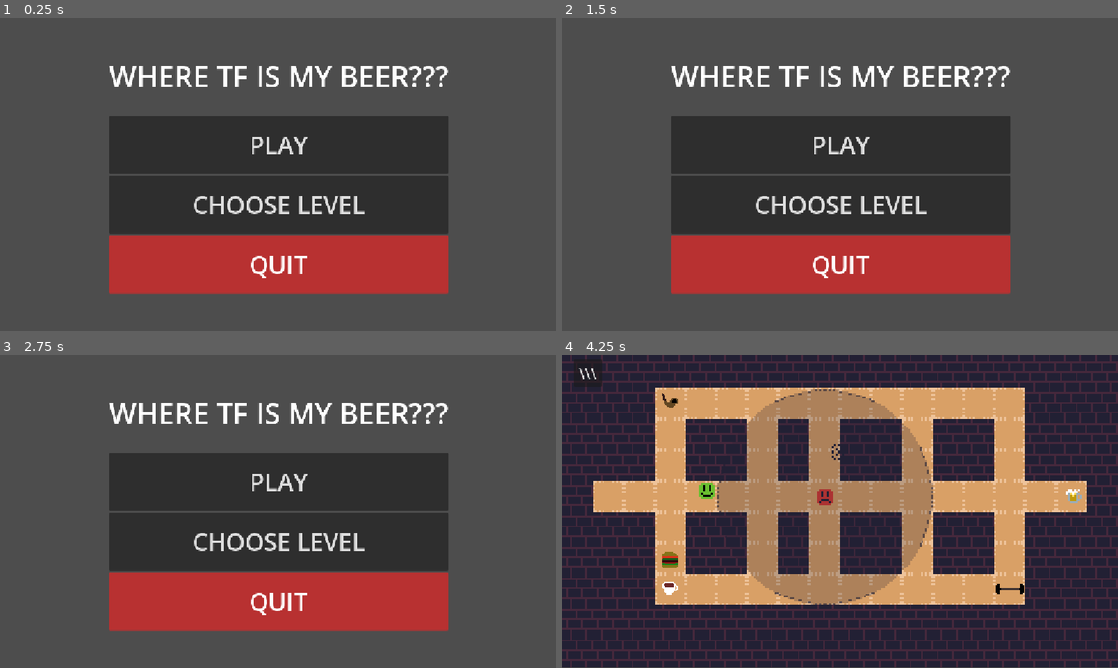
Above: before the commit, frames 1-4 (two rows, left to right).
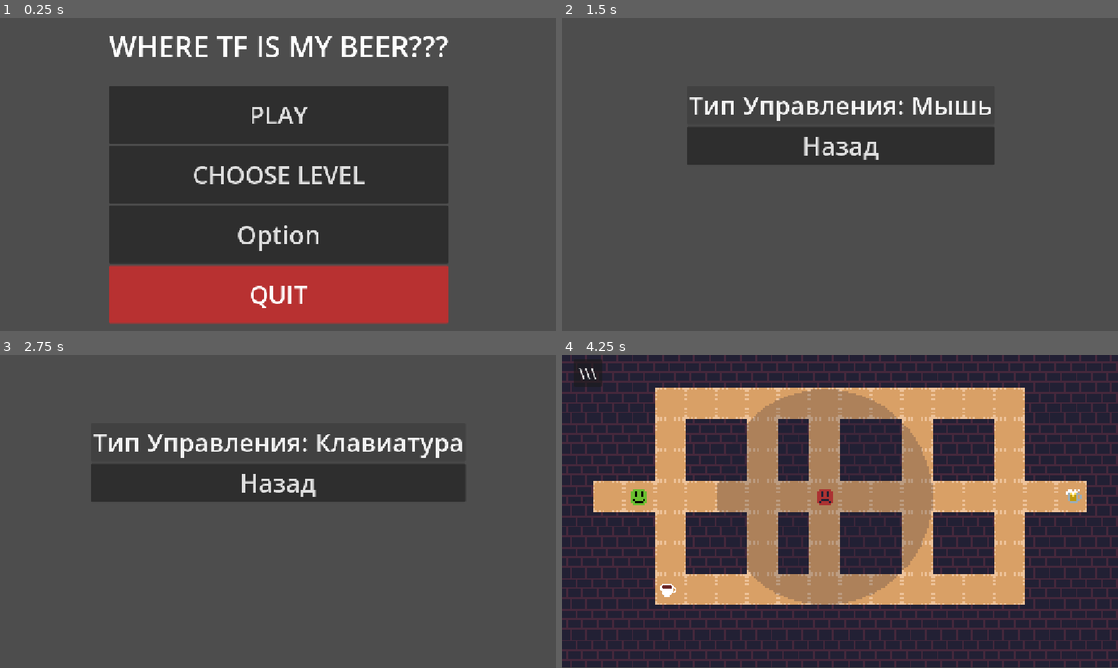
Above: after the commit, the same moments.

Repository: IlyaAfan/WhereTheFuckMyBeer
Game: Godot game, scene res://tscns/menus/menu.tscn
Two runs of this game, one before a commit and one after it. Both use one fixed random seed, a clock stepped at 60 frames per second and the inputs below.
Inputs (mouse positions are in pixels of both pictures, inside the frame that each line leads up to):
- Up to frame 1 (0.25 s): no input
- Up to frame 2 (1.5 s): click (840, 233) at 0.5 s, where only the run after the commit has a clickable "Option"; click (840, 105) at 1.25 s, where only the run after the commit has a clickable "Тип Управления: Клавиатура"
- Up to frame 3 (2.75 s): click (278, 442) at 2 s, where only the run after the commit has a clickable "Тип Управления: Мышь"
- Up to frame 4 (4.25 s): click (840, 483) at 2.75 s, where only the run after the commit has a clickable "Назад"; click (840, 452) at 3.5 s, where only the run after the commit has a clickable "PLAY"

The runs differ from the first frame. In frame 1, 24% of the frame differs, in the area x 19-81%, y 5-98%; in frame 2, 29%; in frame 3, 29%, in the area x 16-84%, y 15-89%; in frame 4, 0.8%.

Commit message:
Добавил option и сохранения
Добавлено:
- сцена option
- кнопка option в menu
- скрипт option для сцены option
-скрипт config для сохранения в файле settings.cfg

Diff:
--- /dev/null
+++ b/Assets/scripts/congig.gd
@@ -0,0 +1,24 @@
+extends Control
+
+var config
+var path_to_save_file = "user://settings.cfg"
+var section_name = "option"
+var type_control = false
+
+func _ready() -> void:
+	load_game()
+
+
+
+# Called every frame. 'delta' is the elapsed time since the previous frame.
+func _process(delta: float) -> void:
+	pass
+
+func save_game():
+	config.set_value(section_name,"TypeControl",type_control)
+	config.save(path_to_save_file)
+
+func load_game():
+	config = ConfigFile.new()
+	config.load(path_to_save_file)
+	type_control = config.get_value(section_name,"TypeControl",type_control)
--- a/Assets/scripts/menu.gd
+++ b/Assets/scripts/menu.gd
@@ -10,3 +10,7 @@
 
 func _on_choose_level_pressed() -> void:
 	get_tree().change_scene_to_file.bind("res://tscns/menus/choose_level_menu.tscn").call_deferred()
+
+
+func _on_optiion_pressed() -> void:
+	get_tree().change_scene_to_file("res://tscns/menus/option.tscn")
--- /dev/null
+++ b/Assets/scripts/option.gd
@@ -0,0 +1,21 @@
+extends Control
+
+
+func _ready() -> void:
+	ConfigOption.load_game()
+	$HeadScreen/NinePatchRect/HBoxContainer/VBoxContainer/ButtonTypeControl.text = "Тип Управления: Мышь" if ConfigOption.type_control == true else "Тип Управления: Клавиатура"
+
+
+
+# Called every frame. 'delta' is the elapsed time since the previous frame.
+func _process(delta: float) -> void:
+	pass
+
+func _on_back_pressed() -> void:
+	get_tree().change_scene_to_file("res://tscns/menus/menu.tscn")
+
+
+func _on_button_type_control_pressed() -> void:
+	ConfigOption.type_control = not ConfigOption.type_control
+	ConfigOption.save_game()
+	$HeadScreen/NinePatchRect/HBoxContainer/VBoxContainer/ButtonTypeControl.text = "Тип Управления: Мышь" if ConfigOption.type_control == true else "Тип Управления: Клавиатура"
--- a/Assets/scripts/player.gd
+++ b/Assets/scripts/player.gd
@@ -5,8 +5,6 @@
 var navigated: bool
 var name_item: String = "empty"
 var not_catchable: bool
-
-@export var preffer_nav_input = false as bool
 
 func get_caught():
 	caught.emit()
@@ -32,7 +30,7 @@
 	$destination.visible = false
 
 func _physics_process(_delta: float) -> void:
-	if preffer_nav_input:
+	if ConfigOption.type_control:
 		velocity = nav_movement()
 
 		if Input.is_action_pressed("lmb"):
@@ -48,7 +46,7 @@
 
 	if Input.is_action_just_pressed("change_input_dev"):
 		velocity = Vector2.ZERO
-		preffer_nav_input = !preffer_nav_input
+		ConfigOption.type_control = not ConfigOption.type_control
 		$destination.visible = false
 
 	move_and_slide()
--- a/project.godot
+++ b/project.godot
@@ -10,14 +10,17 @@
 
 [application]
 
-config/name="Navigation Game"
+config/name="WhereMyBeer"
 run/main_scene="uid://ctkhux68g8dlv"
 config/features=PackedStringArray("4.7", "Forward Plus")
 config/icon="res://icon.svg"
 
+[autoload]
+
+ConfigOption="*uid://shlto35sj8wr"
+
 [display]
 
-window/size/resizable=false
 window/stretch/mode="canvas_items"
 
 [file_customization]
--- a/tscns/levels/test_level.tscn
+++ b/tscns/levels/test_level.tscn
@@ -8,9 +8,6 @@
 [ext_resource type="Script" uid="uid://cvwd4erww0ssr" path="res://Assets/scripts/enemy_controller.gd" id="6_3mml8"]
 [ext_resource type="PackedScene" uid="uid://bug765rqul378" path="res://tscns/beer.tscn" id="6_i4lxh"]
 [ext_resource type="PackedScene" uid="uid://cv7qku6cjg3ol" path="res://tscns/Items/coffee.tscn" id="8_3mml8"]
-[ext_resource type="PackedScene" uid="uid://cxnoxo28no032" path="res://tscns/Items/pipe.tscn" id="9_0ttih"]
-[ext_resource type="PackedScene" uid="uid://chixvufhdj5jb" path="res://tscns/Items/barbell.tscn" id="10_82c75"]
-[ext_resource type="PackedScene" uid="uid://cxd6ra58cpnbe" path="res://tscns/Items/burger.tscn" id="11_i4lxh"]
 
 [node name="TestLevel" type="Node2D" unique_id=862735649]
 process_mode = 3
@@ -38,16 +35,7 @@
 process_mode = 1
 position = Vector2(-8, -8)
 
-[node name="Coffee" parent="." unique_id=1100486244 instance=ExtResource("8_3mml8")]
-position = Vector2(-88, 40)
-
-[node name="Pipe" parent="." unique_id=1481535046 instance=ExtResource("9_0ttih")]
-position = Vector2(-88, -57)
-
-[node name="Barbell" parent="." unique_id=1059751400 instance=ExtResource("10_82c75")]
-position = Vector2(88, 40)
-
-[node name="Burger" parent="." unique_id=1467987358 instance=ExtResource("11_i4lxh")]
-position = Vector2(-88, 26)
+[node name="Coffee" parent="." unique_id=1870362223 instance=ExtResource("8_3mml8")]
+position = Vector2(-89, 41)
 
 [connection signal="caught" from="Player" to="." method="_on_player_caught"]
--- a/tscns/levels/test_level_2.tscn
+++ b/tscns/levels/test_level_2.tscn
@@ -7,7 +7,6 @@
 [ext_resource type="PackedScene" uid="uid://dhbv5nllcw66r" path="res://tscns/menus/camera_with_menus.tscn" id="5_oudig"]
 [ext_resource type="PackedScene" uid="uid://bug765rqul378" path="res://tscns/beer.tscn" id="6_n42k0"]
 [ext_resource type="PackedScene" uid="uid://chixvufhdj5jb" path="res://tscns/Items/barbell.tscn" id="7_km620"]
-[ext_resource type="PackedScene" uid="uid://cxd6ra58cpnbe" path="res://tscns/Items/burger.tscn" id="8_486hu"]
 
 [node name="TestLevel3" type="Node2D" unique_id=1476997527]
 script = ExtResource("1_6yft4")
@@ -38,7 +37,4 @@
 [node name="Barbell" parent="." unique_id=437291976 instance=ExtResource("7_km620")]
 position = Vector2(-89, 8)
 
-[node name="Burger" parent="." unique_id=763004578 instance=ExtResource("8_486hu")]
-position = Vector2(-89, 23)
-
 [connection signal="caught" from="Player" to="." method="_on_player_caught"]
--- a/tscns/levels/test_level_3.tscn
+++ b/tscns/levels/test_level_3.tscn
@@ -6,6 +6,7 @@
 [ext_resource type="PackedScene" uid="uid://cmp7udr0sb02j" path="res://tscns/Player.tscn" id="4_8mjju"]
 [ext_resource type="PackedScene" uid="uid://dhbv5nllcw66r" path="res://tscns/menus/camera_with_menus.tscn" id="5_oudig"]
 [ext_resource type="PackedScene" uid="uid://bug765rqul378" path="res://tscns/beer.tscn" id="6_n42k0"]
+[ext_resource type="PackedScene" uid="uid://cxnoxo28no032" path="res://tscns/Items/pipe.tscn" id="7_4ounk"]
 
 [node name="TestLevel2" type="Node2D" unique_id=309823818]
 script = ExtResource("1_6yft4")
@@ -37,4 +38,7 @@
 position = Vector2(121, -9)
 where_to = "res://tscns/levels/test_level_fs.tscn"
 
+[node name="Pipe" parent="." unique_id=1329827713 instance=ExtResource("7_4ounk")]
+position = Vector2(-121, -7)
+
 [connection signal="caught" from="Player" to="." method="_on_player_caught"]
--- a/tscns/levels/test_level_fs.tscn
+++ b/tscns/levels/test_level_fs.tscn
@@ -8,6 +8,7 @@
 [ext_resource type="Script" uid="uid://cvwd4erww0ssr" path="res://Assets/scripts/enemy_controller.gd" id="6_8ur4l"]
 [ext_resource type="PackedScene" uid="uid://gn5c5lg6ug3y" path="res://tscns/fart_smella.tscn" id="7_txd0v"]
 [ext_resource type="PackedScene" uid="uid://dp4ati4agkdmp" path="res://tscns/Enemy.tscn" id="8_osaum"]
+[ext_resource type="PackedScene" uid="uid://cxd6ra58cpnbe" path="res://tscns/Items/burger.tscn" id="9_nhk6u"]
 
 [node name="TestLevelFS" type="Node2D" unique_id=862735649]
 process_mode = 3
@@ -34,20 +35,20 @@
 [node name="FartSmella" parent="EnemyController" unique_id=2055584006 instance=ExtResource("7_txd0v")]
 position = Vector2(-8, -8)
 
-[node name="Enemy" parent="EnemyController" unique_id=1695094296 node_paths=PackedStringArray("Player") instance=ExtResource("8_osaum")]
+[node name="Enemy" parent="EnemyController" unique_id=1695094296 instance=ExtResource("8_osaum")]
 process_mode = 1
 position = Vector2(88, -56)
-Player = NodePath("../../Player")
 
-[node name="Enemy2" parent="EnemyController" unique_id=1826401265 node_paths=PackedStringArray("Player") instance=ExtResource("8_osaum")]
+[node name="Enemy2" parent="EnemyController" unique_id=1826401265 instance=ExtResource("8_osaum")]
 process_mode = 1
 position = Vector2(87, 40)
-Player = NodePath("../../Player")
 
-[node name="Enemy3" parent="EnemyController" unique_id=917195634 node_paths=PackedStringArray("Player") instance=ExtResource("8_osaum")]
+[node name="Enemy3" parent="EnemyController" unique_id=917195634 instance=ExtResource("8_osaum")]
 process_mode = 1
 position = Vector2(88, -8)
-Player = NodePath("../../Player")
+
+[node name="Burger" parent="." unique_id=1357206981 instance=ExtResource("9_nhk6u")]
+position = Vector2(-90, -11)
 
 [connection signal="caught" from="Player" to="." method="_on_player_caught"]
 [connection signal="iHearADude" from="EnemyController/FartSmella" to="EnemyController" method="_on_fart_smella_hears"]
--- a/tscns/levels/test_level_fs_2.tscn
+++ b/tscns/levels/test_level_fs_2.tscn
@@ -8,6 +8,8 @@
 [ext_resource type="Script" uid="uid://cvwd4erww0ssr" path="res://Assets/scripts/enemy_controller.gd" id="6_02k1w"]
 [ext_resource type="PackedScene" uid="uid://gn5c5lg6ug3y" path="res://tscns/fart_smella.tscn" id="7_jv0gq"]
 [ext_resource type="PackedScene" uid="uid://dp4ati4agkdmp" path="res://tscns/Enemy.tscn" id="8_6hax4"]
+[ext_resource type="PackedScene" uid="uid://chixvufhdj5jb" path="res://tscns/Items/barbell.tscn" id="9_mq01l"]
+[ext_resource type="PackedScene" uid="uid://cxd6ra58cpnbe" path="res://tscns/Items/burger.tscn" id="10_cuhgp"]
 
 [node name="TestLevelFS2" type="Node2D" unique_id=862735649]
 process_mode = 3
@@ -51,4 +53,10 @@
 process_mode = 1
 position = Vector2(8, 24)
 
+[node name="Barbell" parent="." unique_id=1088664882 instance=ExtResource("9_mq01l")]
+position = Vector2(-136, 9)
+
+[node name="Burger" parent="." unique_id=837120907 instance=ExtResource("10_cuhgp")]
+position = Vector2(-136, -9)
+
 [connection signal="caught" from="Player" to="." method="_on_player_caught"]
--- a/tscns/menus/menu.tscn
+++ b/tscns/menus/menu.tscn
@@ -62,6 +62,12 @@
 theme_override_font_sizes/font_size = 50
 text = "CHOOSE LEVEL"
 
+[node name="Optiion" type="Button" parent="HeadScreen/NinePatchRect/HBoxContainer/VBoxContainer" unique_id=430937645]
+custom_minimum_size = Vector2(120, 120)
+layout_mode = 2
+theme_override_font_sizes/font_size = 52
+text = "Option"
+
 [node name="quit" type="Button" parent="HeadScreen/NinePatchRect/HBoxContainer/VBoxContainer" unique_id=1394619745]
 modulate = Color(18.892, 1.223, 1.223, 1)
 custom_minimum_size = Vector2(120, 120)
@@ -72,4 +78,5 @@
 
 [connection signal="pressed" from="HeadScreen/NinePatchRect/HBoxContainer/VBoxContainer/play" to="." method="_on_play_pressed"]
 [connection signal="pressed" from="HeadScreen/NinePatchRect/HBoxContainer/VBoxContainer/ChooseLevel" to="." method="_on_choose_level_pressed"]
+[connection signal="pressed" from="HeadScreen/NinePatchRect/HBoxContainer/VBoxContainer/Optiion" to="." method="_on_optiion_pressed"]
 [connection signal="pressed" from="HeadScreen/NinePatchRect/HBoxContainer/VBoxContainer/quit" to="." method="_on_quit_pressed"]
--- /dev/null
+++ b/tscns/menus/option.tscn
@@ -0,0 +1,57 @@
+[gd_scene format=3 uid="uid://drm2mwf1qhm74"]
+
+[ext_resource type="Script" uid="uid://c7nrk28s3rwi" path="res://Assets/scripts/option.gd" id="1_r8evk"]
+
+[node name="Option" type="Control" unique_id=805156607]
+custom_minimum_size = Vector2(60, 60)
+layout_mode = 3
+anchors_preset = 15
+anchor_right = 1.0
+anchor_bottom = 1.0
+grow_horizontal = 2
+grow_vertical = 2
+size_flags_stretch_ratio = 0.0
+script = ExtResource("1_r8evk")
+
+[node name="HeadScreen" type="MarginContainer" parent="." unique_id=357115922]
+layout_mode = 1
+anchors_preset = 15
+anchor_right = 1.0
+anchor_bottom = 1.0
+grow_horizontal = 2
+grow_vertical = 2
+
+[node name="NinePatchRect" type="NinePatchRect" parent="HeadScreen" unique_id=405792077]
+layout_mode = 2
+
+[node name="HBoxContainer" type="HBoxContainer" parent="HeadScreen/NinePatchRect" unique_id=1876315695]
+layout_mode = 1
+anchors_preset = 8
+anchor_left = 0.5
+anchor_top = 0.5
+anchor_right = 0.5
+anchor_bottom = 0.5
+offset_left = -294.0
+offset_top = -184.0
+offset_right = 294.0
+offset_bottom = 184.0
+grow_horizontal = 2
+grow_vertical = 2
+
+[node name="VBoxContainer" type="VBoxContainer" parent="HeadScreen/NinePatchRect/HBoxContainer" unique_id=482466279]
+layout_mode = 2
+size_flags_horizontal = 4
+size_flags_vertical = 0
+
+[node name="ButtonTypeControl" type="Button" parent="HeadScreen/NinePatchRect/HBoxContainer/VBoxContainer" unique_id=1278683618]
+layout_mode = 2
+theme_override_font_sizes/font_size = 52
+text = "Тип Управления: Мышкой"
+
+[node name="Back" type="Button" parent="HeadScreen/NinePatchRect/HBoxContainer/VBoxContainer" unique_id=110759540]
+layout_mode = 2
+theme_override_font_sizes/font_size = 52
+text = "Назад"
+
+[connection signal="pressed" from="HeadScreen/NinePatchRect/HBoxContainer/VBoxContainer/ButtonTypeControl" to="." method="_on_button_type_control_pressed"]
+[connection signal="pressed" from="HeadScreen/NinePatchRect/HBoxContainer/VBoxContainer/Back" to="." method="_on_back_pressed"]
Not shown, added: Assets/scripts/congig.gd.uid
Not shown, added: Assets/scripts/option.gd.uid
